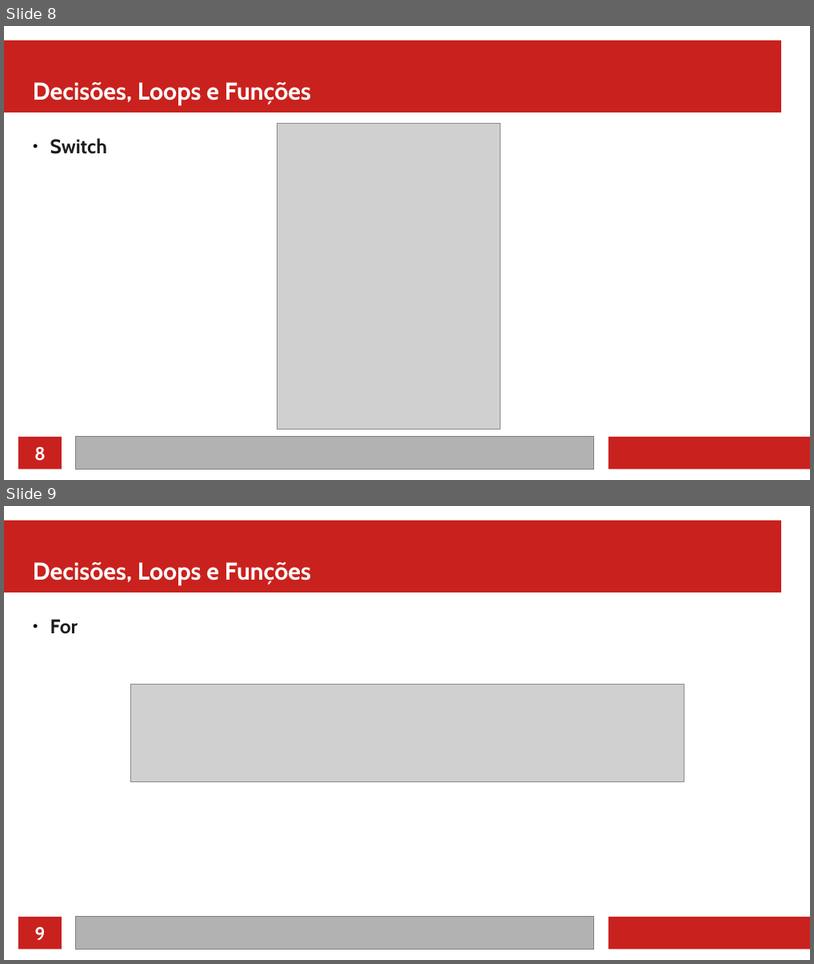
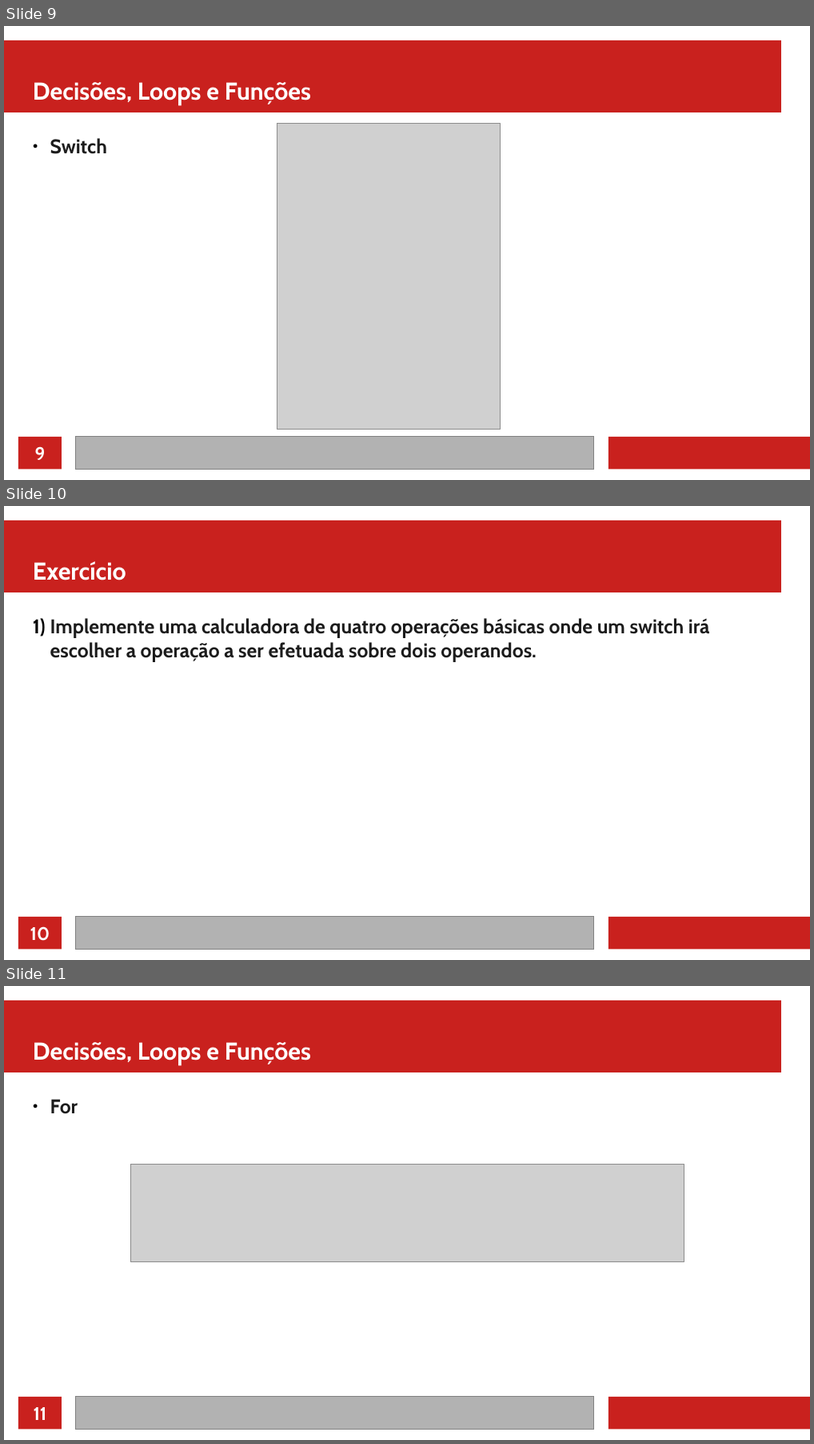
Before and after one commit to jeffersoncarvalho/ufc_2022_1, a slide deck: PD/02 - Ifs Loops e Funções.odp. Shown one above the other, each under a label of ours: slides 8 and 9 before the commit, slides 9, 10 and 11 after it. The pictures are 814x964 and 814x1444 pixels, drawn with LibreOffice and Linux fonts; fonts in the diff are those of the drawing; grey boxes stand for pictures. Boxes give left, top, right and bottom in pixels: in the first picture for what was removed or moved away, otherwise in the second. Text is boxed around its words. In the diff, an @@ line names an element or a change of style, - is before the commit and + after.

```diff
--- a/PD/02 - Ifs Loops e Funções.odp
+++ b/PD/02 - Ifs Loops e Funções.odp
@@ slide 10 added at <box>4,506,810,960</box>, background #FFFFFF; not listed: 4 template elements that a slide beside it also shows @@
@@ title added at <box>33,561,126,580</box>, 24 pt, text #FFFFFF, bold @@
+Exercício
@@ text added at <box>50,618,710,662</box>, 19.5 pt, text #1C1C1C, bold @@
+1) Implemente uma calculadora de quatro operações básicas onde um switch irá escolher a operação a ser efetuada sobre dois operandos.
@@ page number added at <box>30,926,50,940</box>, 18 pt, text #FFFFFF, bold @@
+10
@@ what was slide 8 is now slide 9 @@
@@ page number at <box>35,446,46,460</box>: text changed @@
-8
+9
@@ what was slide 9 is now slide 11 @@
@@ page number at <box>34,1407,47,1420</box>: text changed @@
-9
+11
```
Also in this commit, not shown: 4 other slides added, 32 other files.
